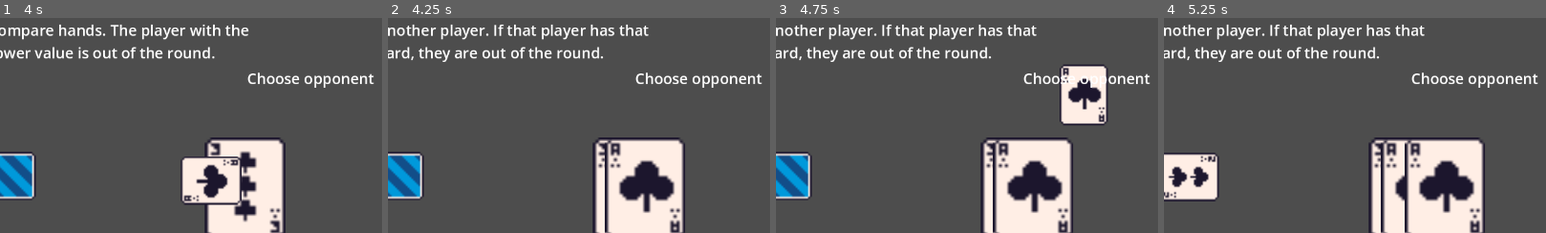
Above: before the commit, frames 1-4 (left to right).
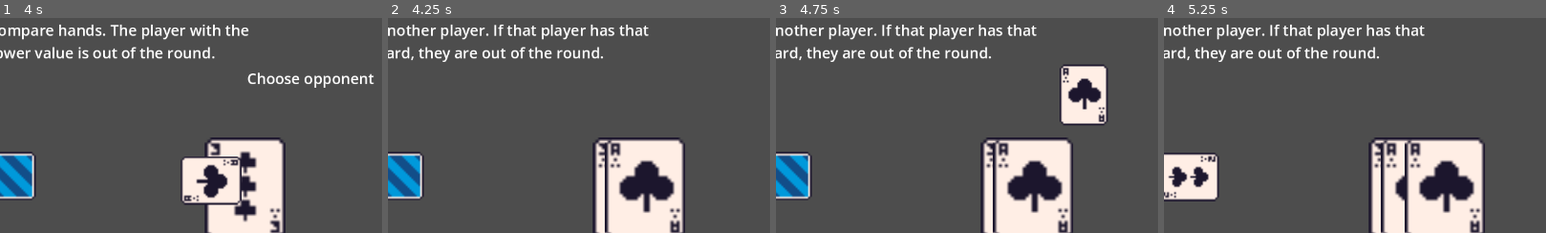
Above: after the commit, the same moments.

Repository: maxnovak/love-letter
Game: Godot game, scene res://Game.tscn
The game is run twice, just before and just after one commit, with the same random seed, the same clock (stepped at 60 frames per second) and the same inputs.
Inputs (mouse positions are % of the whole screen's width and height, from its top left):
- Up to frame 1 (4 s): click "Start Game" at 0.5 s; tap Enter at 1.25 s; move the mouse to (50, 97) at 1.27 s; click (50, 97) at 1.42 s; tap Space at 2 s; move the mouse to (46, 97) at 2.02 s; click (46, 97) at 2.17 s; move the mouse to (50, 97) at 2.77 s; click (50, 97) at 2.92 s; move the mouse to (33, 50) at 3.52 s; click (33, 50) at 3.67 s
- Up to frame 2 (4.25 s): no input
- Up to frame 3 (4.75 s): click (33, 50) at 4.42 s
- Up to frame 4 (5.25 s): move the mouse to (35, 50) at 5.02 s; click (35, 50) at 5.17 s
The pictures show only the part of the screen within x 1-51%, y 10-60%; the shares and areas given below are measured in that part.

Frame 1 is identical in both runs. In frame 2, 0.8% of the frame differs, in the area x 64-98%, y 25-33%; in frame 3, 0.6%; in frame 4, 0.8%.
Error before the commit: Attempt to call function '_get_card' in base 'null instance' on a null instance. (res://Table.gd:296)
Error after the commit: Attempt to call function '_get_card' in base 'null instance' on a null instance. (res://Table.gd:294)

Commit message:
Move all hud command hiding to cleanup for next player

Diff:
--- a/Table.gd
+++ b/Table.gd
@@ -103,6 +103,7 @@
 			if player != $PlayersHand:
 				var playersCard = player.find_child("Card*", true, false)
 				playersCard._set_visible(false)
+	$HUD.hide_instruction()
 	turn += 1
 	current_player = turnOrder[(turnOrder.find(current_player) + 1) % turnOrder.size()]
 	var removeImmunity = cannotTarget.find(current_player)
@@ -224,7 +225,6 @@
 		player.add_child(opponentsCard)
 		playersCardToSwap.get_parent().remove_child(playersCardToSwap)
 		opponent.add_child(playersCardToSwap)
-		$HUD.hide_instruction()
 		$ViewCardTimer.start()
 
 	if playedCard == "baron":
@@ -242,7 +242,6 @@
 			playersCard._set_visible(true)
 		var playersComparing = [player, opponent]
 		var winner = Global.findWinner(playersComparing)
-		$HUD.hide_instruction()
 		if winner == null:
 			$ViewCardTimer.start()
 		else:
@@ -261,7 +260,6 @@
 			return #Skipping AI logic mostly so no need to have them look at stuff
 		var opponentsCard = opponent.find_child("Card*", true, false)
 		opponentsCard._set_visible(true)
-		$HUD.hide_instruction()
 		$ViewCardTimer.start()
 
 	if playedCard == "guard":
@@ -296,7 +294,6 @@
 		if cardToGuess == opponentsCard._get_card():
 			await animate_card_play(opponentsCard)
 			turnOrder.pop_at(turnOrder.find(opponent))
-		$HUD.hide_instruction()
 		for n in $GuardDisplay.get_children():
 			$GuardDisplay.remove_child(n)
 			n.queue_free()
